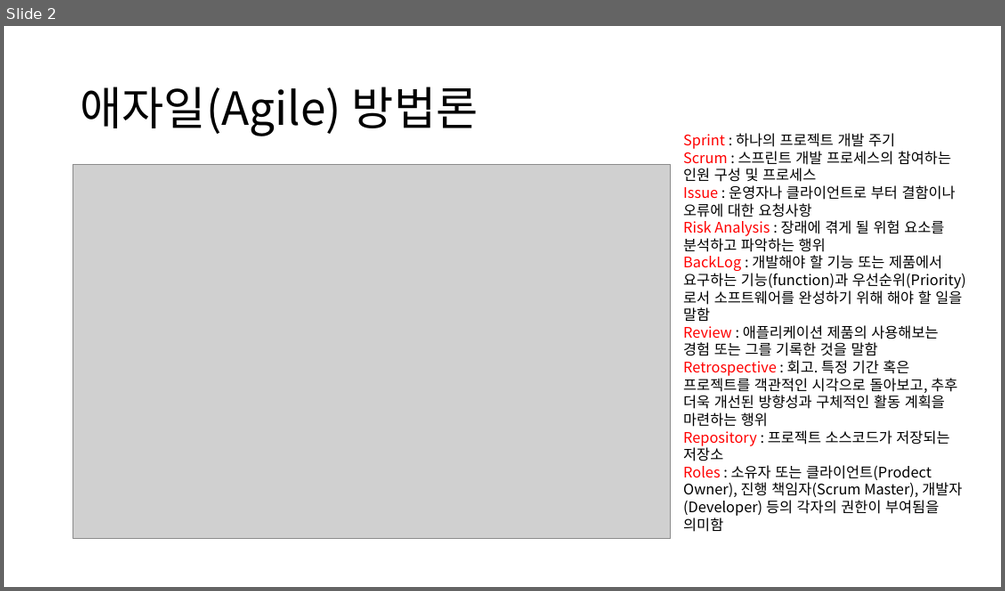
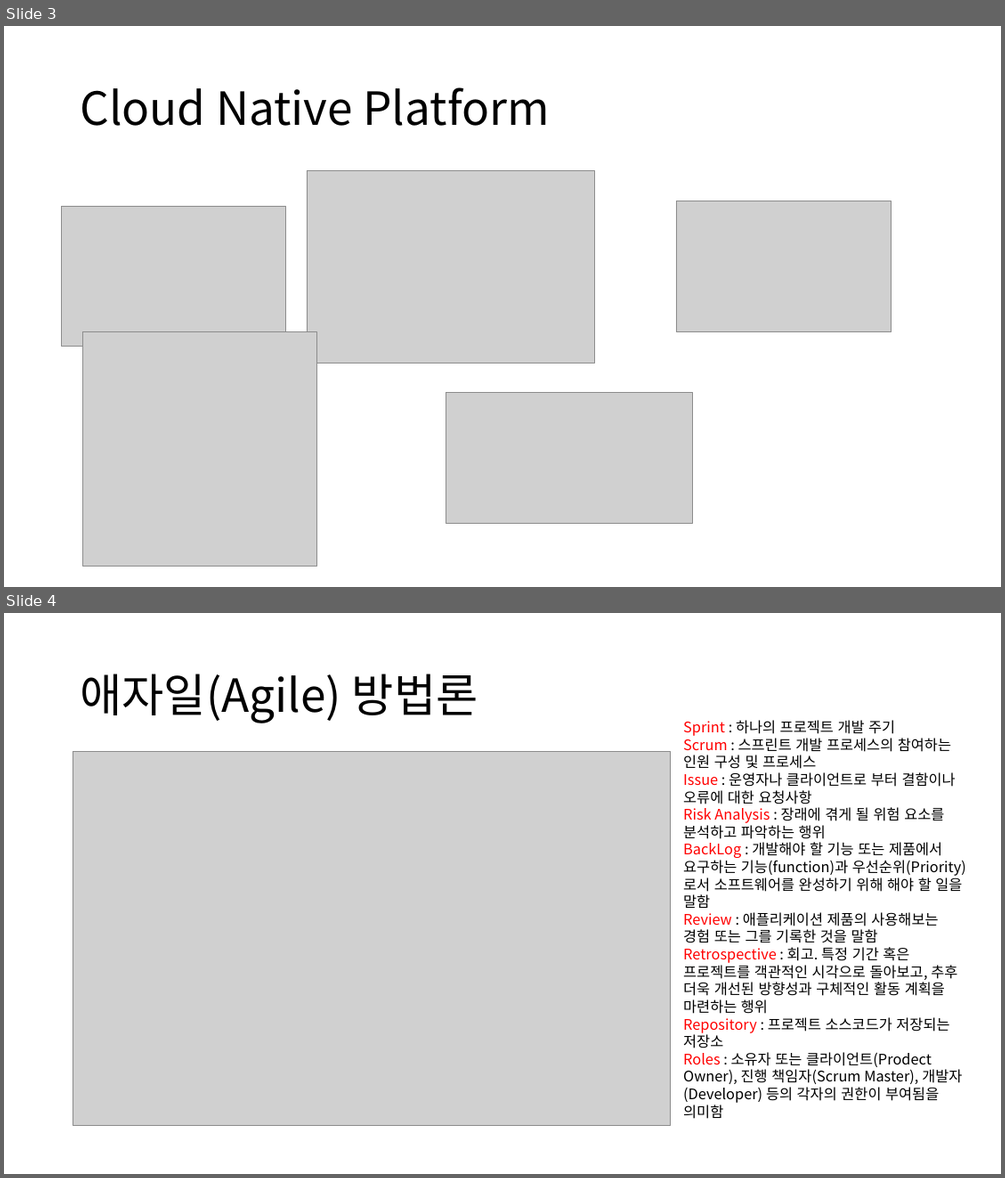
Before and after one commit to okgunyang/okgunyang2020, a slide deck: 미래의클라우드네이티브.pptx. Shown one above the other, each under a label of ours: slide 2 before the commit, slides 3 and 4 after it. The pictures are 1005x591 and 1005x1178 pixels, drawn with LibreOffice and Linux fonts; fonts in the diff are those of the drawing; grey boxes stand for pictures. Boxes give left, top, right and bottom in pixels: in the first picture for what was removed or moved away, otherwise in the second. Text is boxed around its words. In the diff, an @@ line names an element or a change of style, - is before the commit and + after.

Commit message:
Cloud Native

```diff
--- a/미래의클라우드네이티브.pptx
+++ b/미래의클라우드네이티브.pptx
@@ slide 3 added at box(4, 26, 1001, 587), background #FFFFFF @@
@@ title added at box(80, 87, 550, 126), 44 pt, text #000000 @@
+Cloud Native Platform
@@ picture added at box(307, 170, 595, 362) @@
@@ picture added at box(62, 206, 286, 346) @@
@@ picture added at box(676, 201, 891, 332) @@
@@ picture added at box(82, 332, 316, 565) @@
@@ picture added at box(446, 393, 693, 524) @@
@@ what was slide 2 is now slide 4 @@
```
Also in this commit, not shown: 2 slides changed, 3 other slides added.
